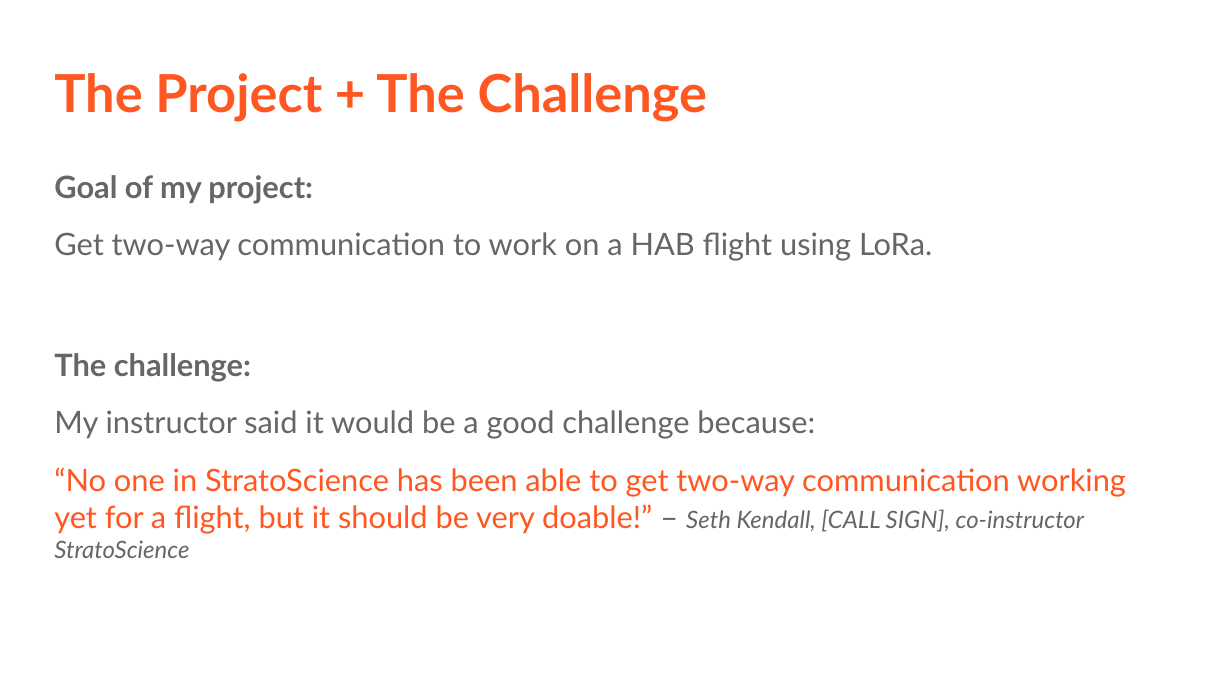
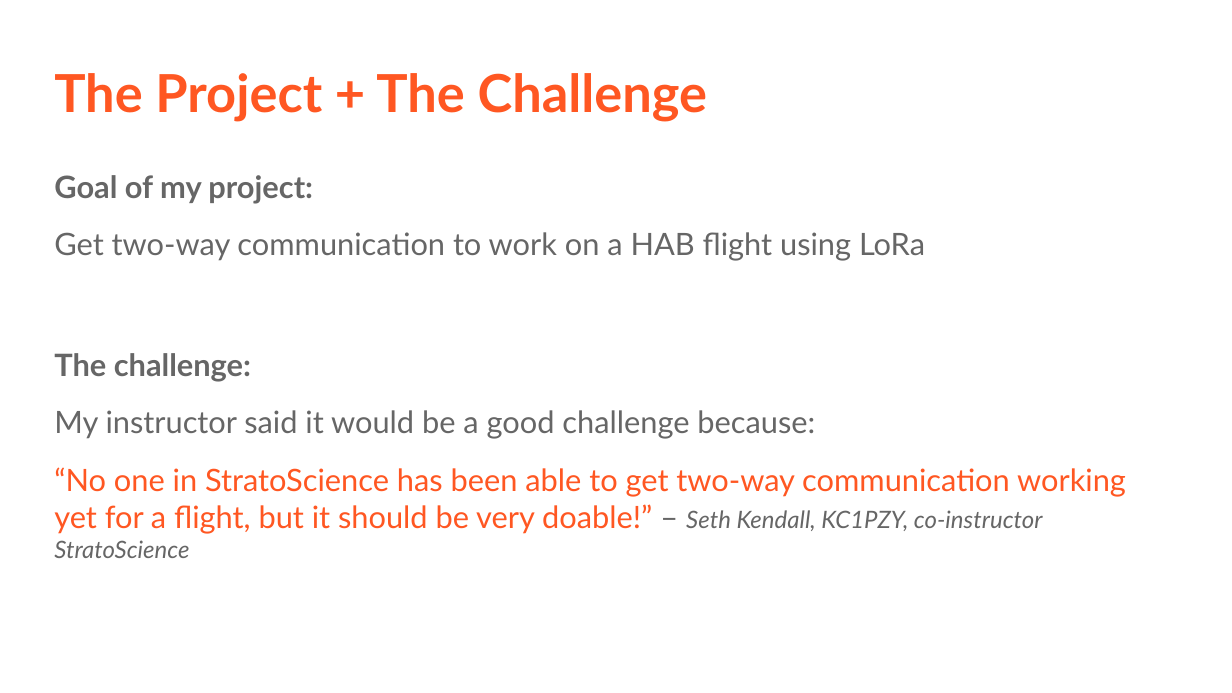
Before and after one commit to stratoscience25/arduino-workshop-logan, a slide deck: slide 3 of Ham xposition presentation/LoganCaramanna_Presentation.odp. Drawn at 1232x693 pixels with LibreOffice and Linux fonts; fonts in the diff are those of the drawing. Boxes give left, top, right and bottom in pixels: in the first picture for what was removed or moved away, otherwise in the second. Text is boxed around its words. In the diff, an @@ line names an element or a change of style, - is before the commit and + after.

Commit message:
add more pcb screenshots and update presentation wording

```diff
--- a/Ham xposition presentation/LoganCaramanna_Presentation.odp
+++ b/Ham xposition presentation/LoganCaramanna_Presentation.odp
@@ text at (54, 232, 925, 261): text changed @@
-Get two-way communication to work on a HAB flight using LoRa.
+Get two-way communication to work on a HAB flight using LoRa
@@ text at (54, 467, 1126, 558): text changed @@
-“No one in StratoScience has been able to get two-way communication working yet for a flight, but it should be very doable!” – Seth Kendall, [CALL SIGN], co-instructor StratoScience
+“No one in StratoScience has been able to get two-way communication working yet for a flight, but it should be very doable!” – Seth Kendall, KC1PZY, co-instructor StratoScience
```
Also in this commit, not shown: 7 other slides changed, 2 slides added, 7 slides removed, 4 other files.
